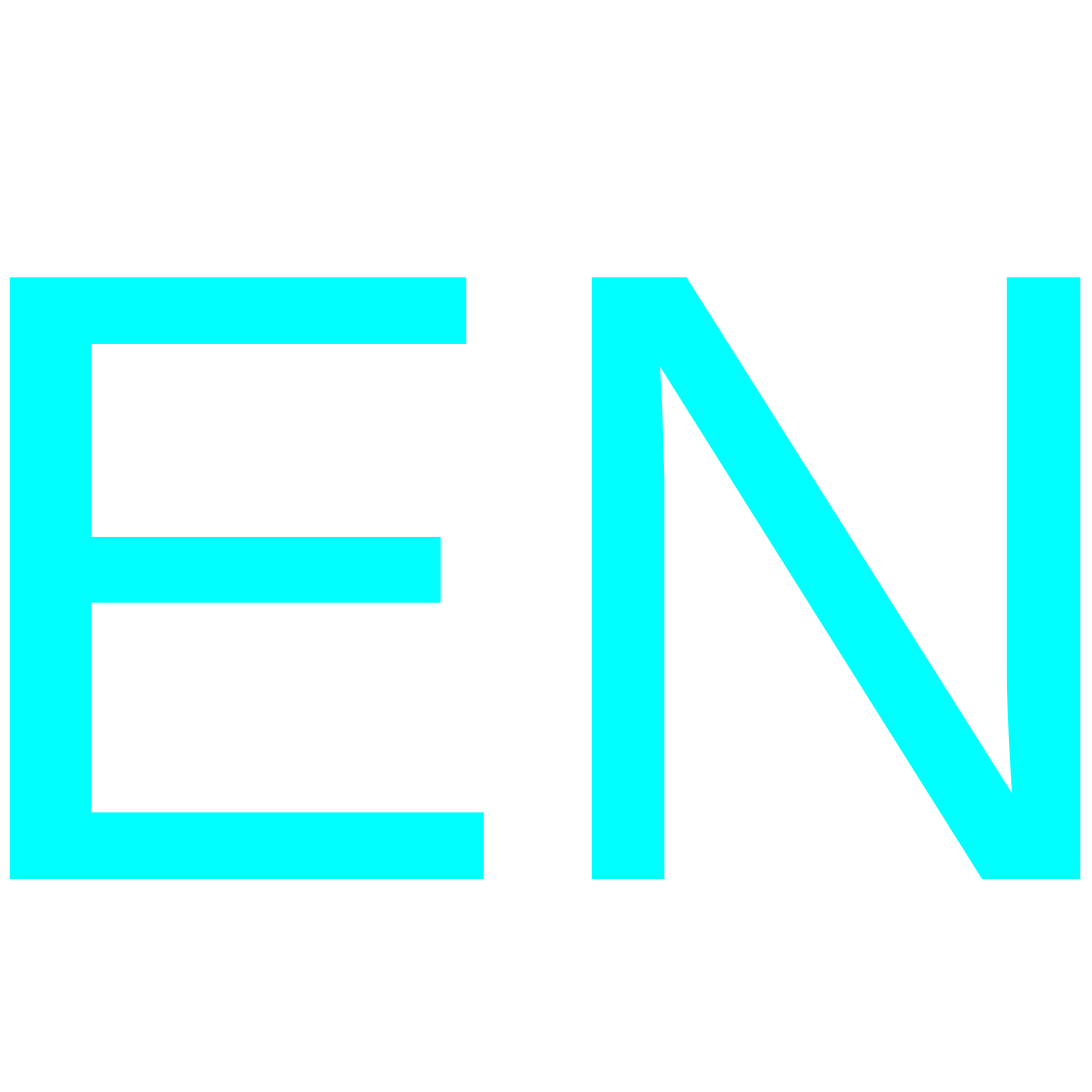
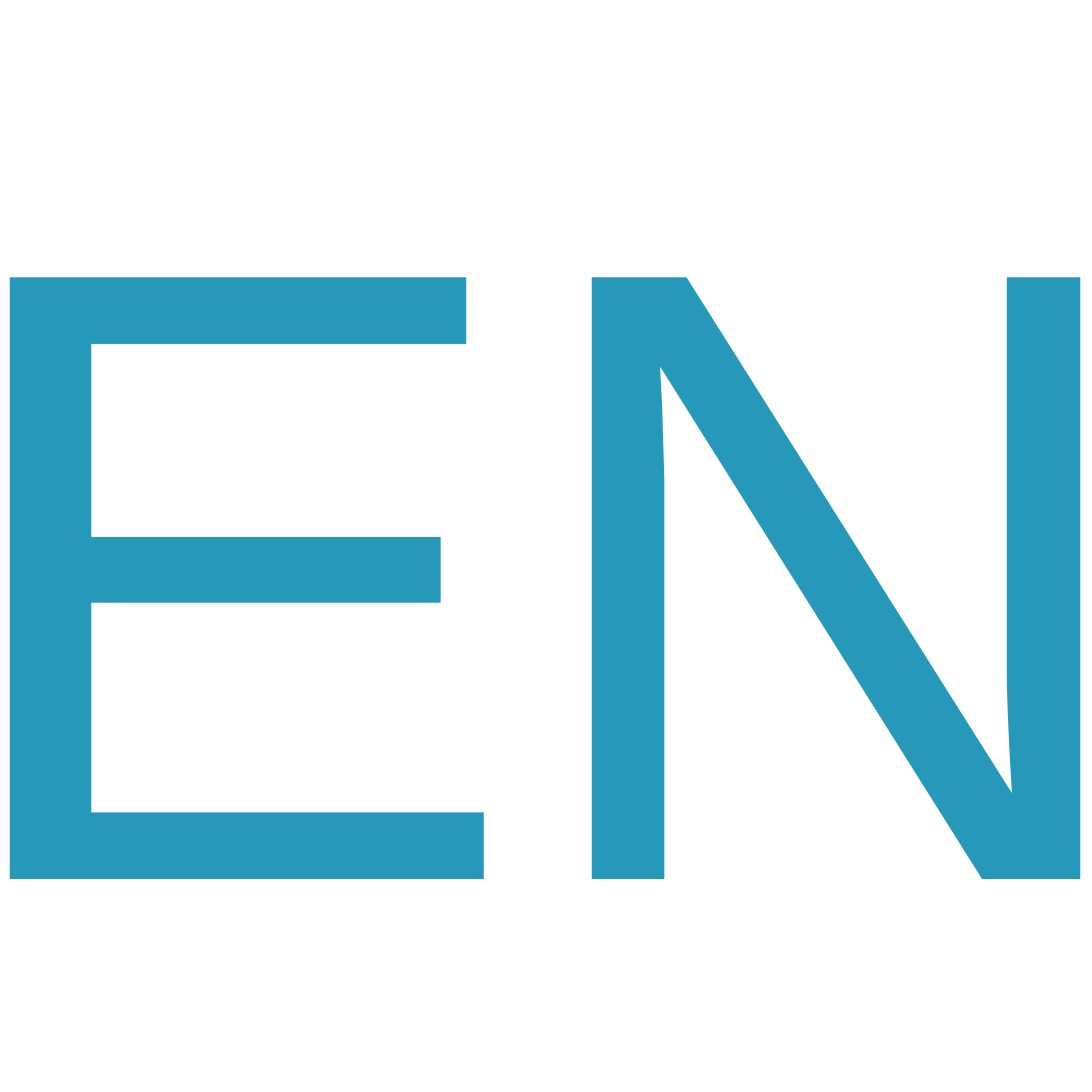
Before and after one commit to jiaye-wu/jiaye-wu.github.io, a slide deck: slide 1 of assets/img/flags/1x1/us.pptx. Drawn at 1092x1092 pixels with LibreOffice and Linux fonts; fonts in the diff are those of the drawing. Boxes give left, top, right and bottom in pixels: in the first picture for what was removed or moved away, otherwise in the second. Text is boxed around its words. In the diff, an @@ line names an element or a change of style, - is before the commit and + after.

```diff
--- a/assets/img/flags/1x1/us.pptx
+++ b/assets/img/flags/1x1/us.pptx
@@ text "EN" at box(0, 277, 1092, 879): text colour #00FFFF to #2698BA @@
```
Also in this commit, not shown: 5 other files.
